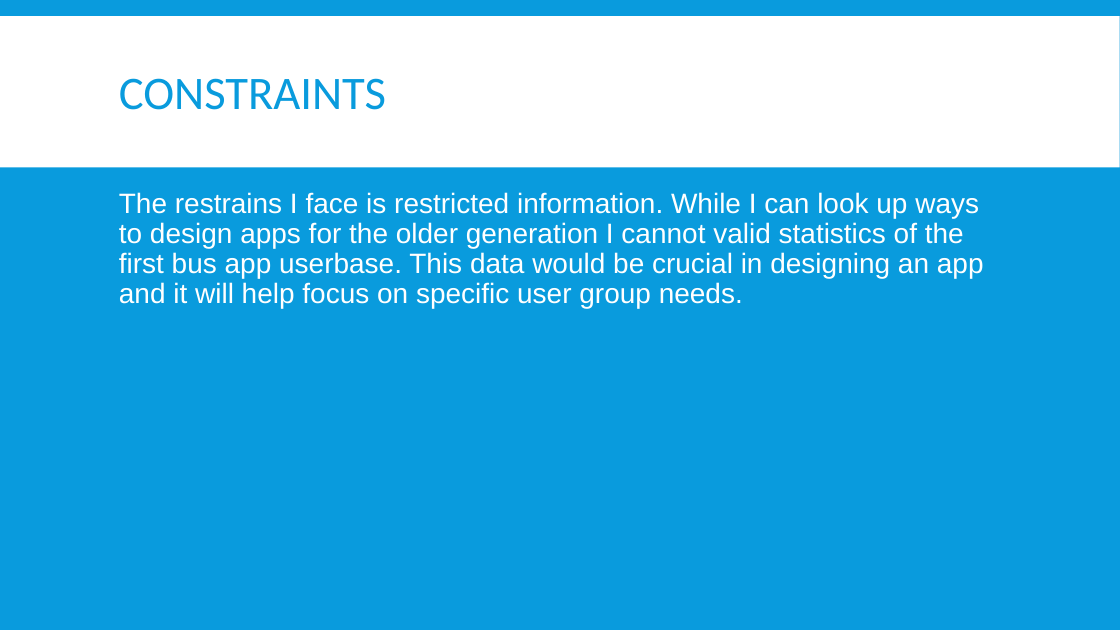
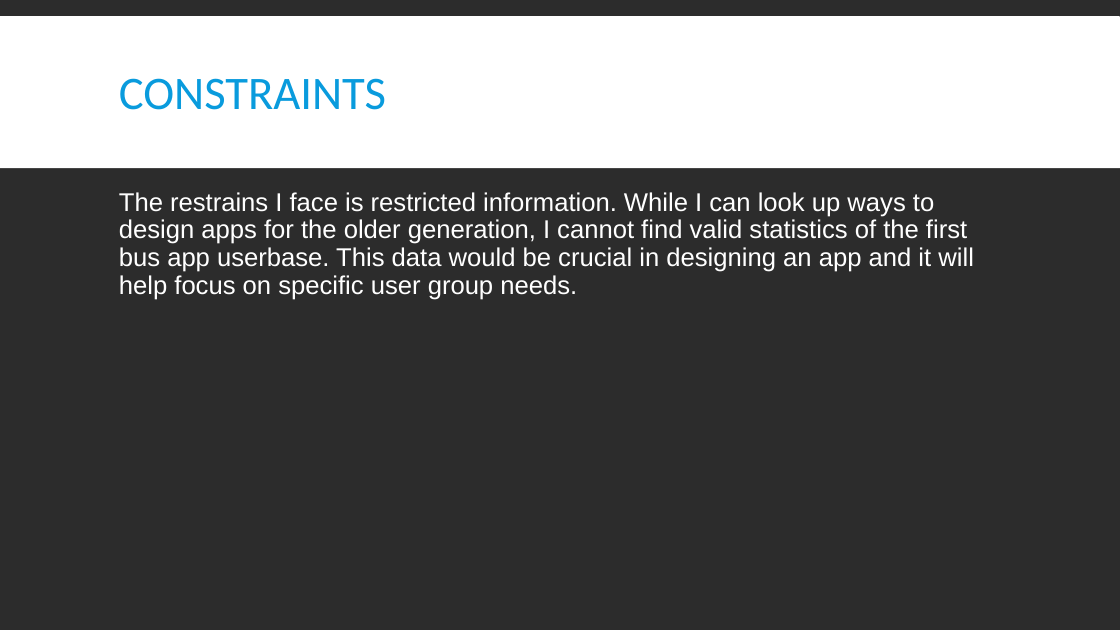
Before and after one commit to RandumbFluke/Design_Contexts_Year_1, a slide deck: slide 5 of Assignment 1/Design Brief/design brief.pptx. Drawn at 1120x630 pixels with LibreOffice and Linux fonts; fonts in the diff are those of the drawing; background and template pictures are left out. Boxes give left, top, right and bottom in pixels: in the first picture for what was removed or moved away, otherwise in the second. Text is boxed around its words. In the diff, an @@ line names an element or a change of style, - is before the commit and + after.

Commit message:
design brief made

```diff
--- a/Assignment 1/Design Brief/design brief.pptx
+++ b/Assignment 1/Design Brief/design brief.pptx
@@ background #099BDD to picture (left out) @@
@@ rectangle added at [0, 17, 1120, 168], fill #FFFFFF @@
@@ text at [119, 192, 974, 300]: text changed; size 24 to 22 pt @@
-The restrains I face is restricted information. While I can look up ways to design apps for the older generation I cannot valid statistics of the first bus app userbase. This data would be crucial in designing an app and it will help focus on specific user group needs.
+The restrains I face is restricted information. While I can look up ways to design apps for the older generation, I cannot find valid statistics of the first bus app userbase. This data would be crucial in designing an app and it will help focus on specific user group needs.
```
Also in this commit, not shown: 4 other slides changed, 4 other files.
